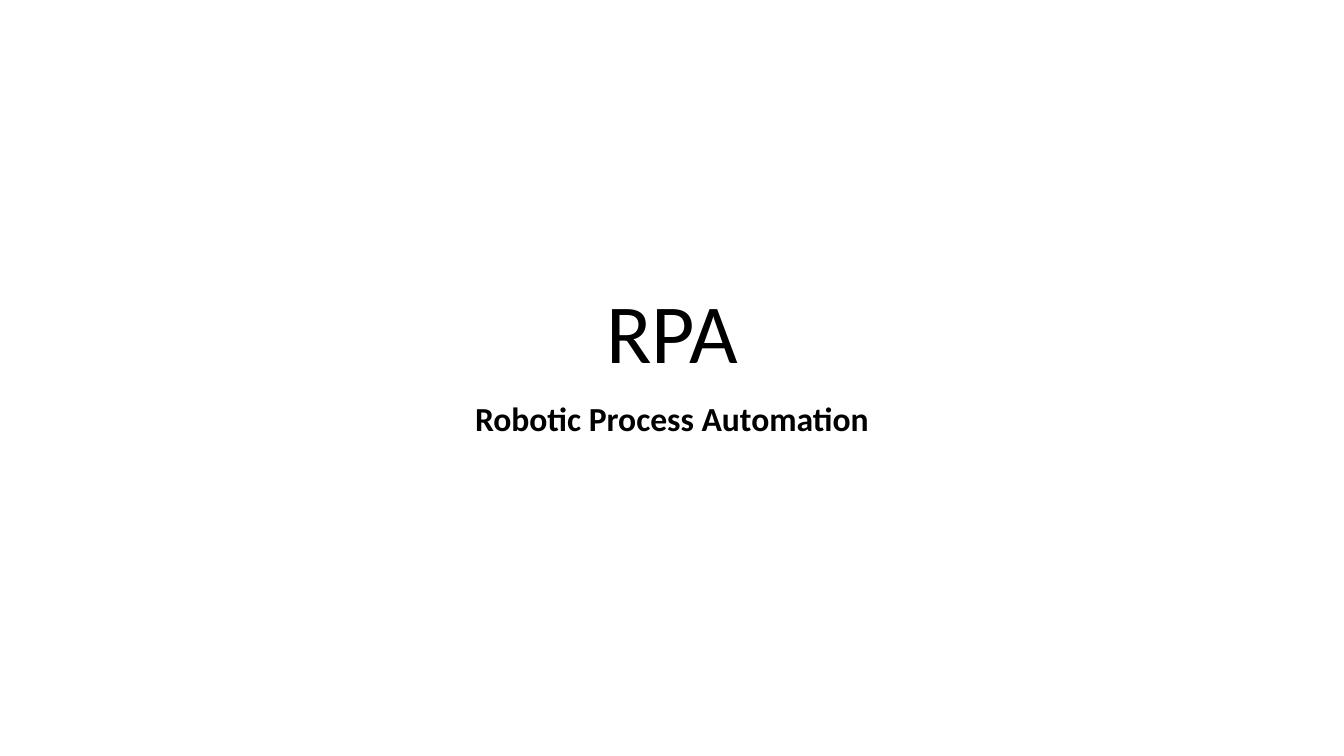
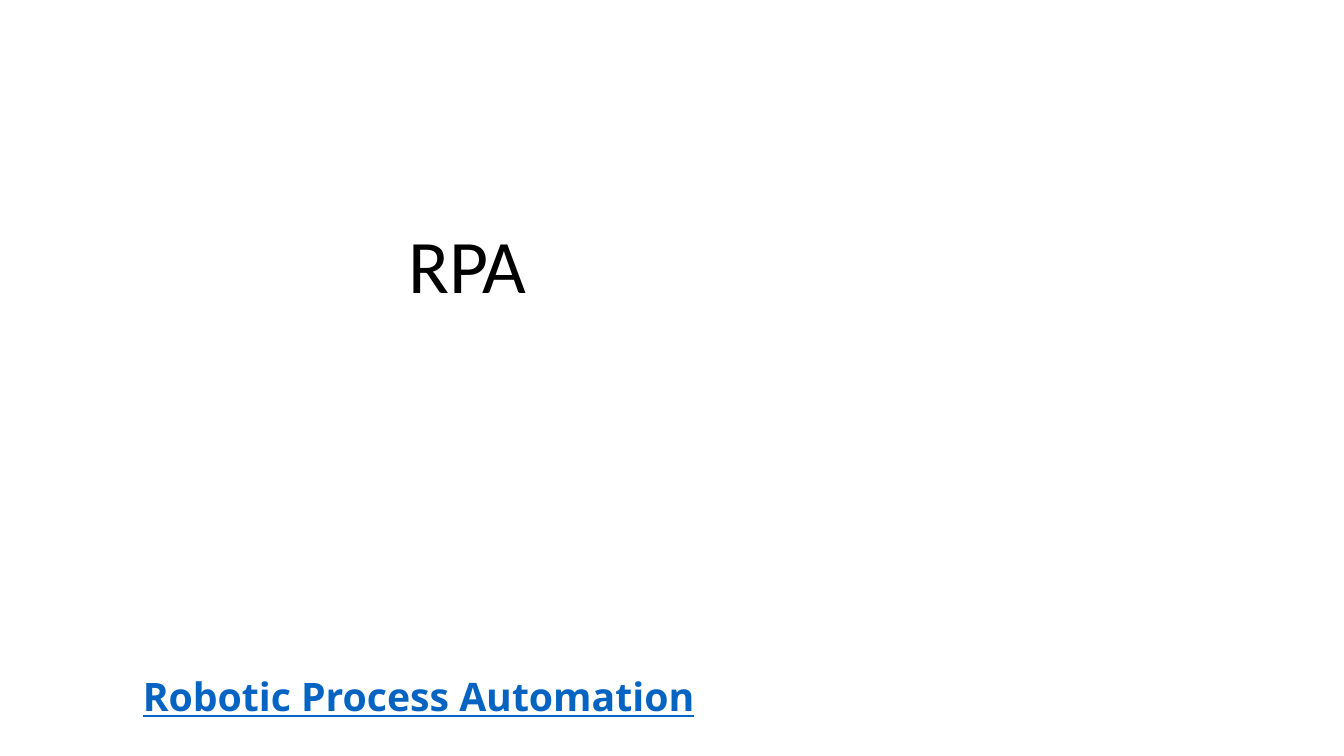
Before and after one commit to gdssclasses/gdss, a slide deck: slide 1 of RPA.pptx. Drawn at 1344x756 pixels with LibreOffice and Linux fonts; fonts in the diff are those of the drawing; background and template pictures are left out. Boxes give left, top, right and bottom in pixels: in the first picture for what was removed or moved away, otherwise in the second. Text is boxed around its words. In the diff, an @@ line names an element or a change of style, - is before the commit and + after.

Commit message:
RPA001

```diff
--- a/RPA.pptx
+++ b/RPA.pptx
@@ text "RPA": place and size @@
-text "RPA" at (606, 309, 737, 363)
+text "RPA" at (408, 244, 526, 293)
@@ text "RPA" at (408, 244, 526, 293): size 60 to 54 pt; line spacing 0.9 to 1; vertical alignment bottom to top @@
@@ text "Robotic Process Automation": place and size @@
-text "Robotic Process Automation" at (475, 407, 869, 432)
+text "Robotic Process Automation" at (143, 681, 694, 717)
@@ text "Robotic Process Automation" at (143, 681, 694, 717): size 24 to 28 pt, font Calibri to Open Sans, text colour #000000 to #0563C1, letter outline none to #ED7D31 1.75 pt, underline on; line spacing 0.9 to 1; less space between paragraphs @@
```
Also in this commit, not shown: 1 other slide changed, 18 slides added, 5 slides removed.
